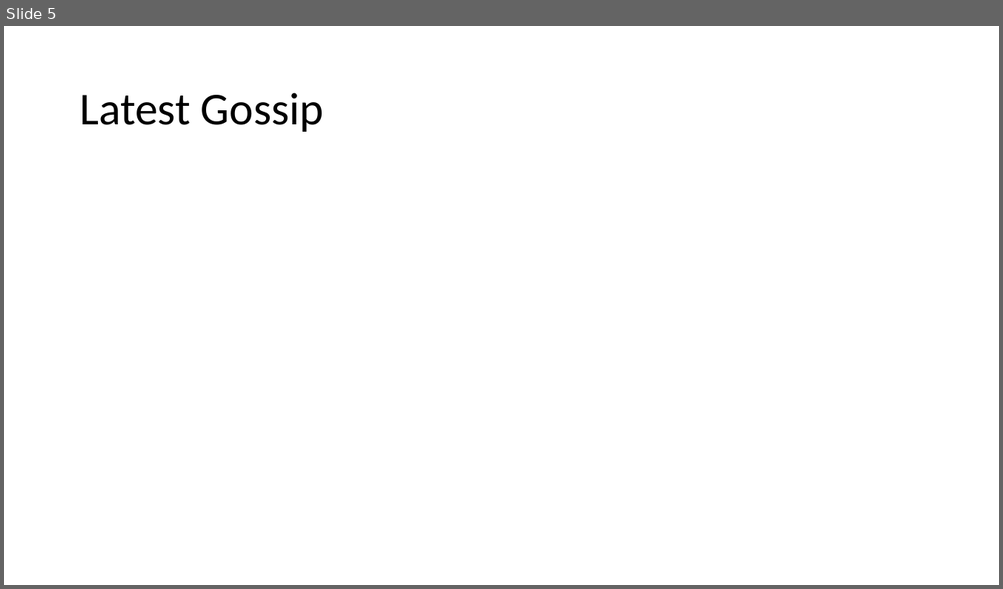
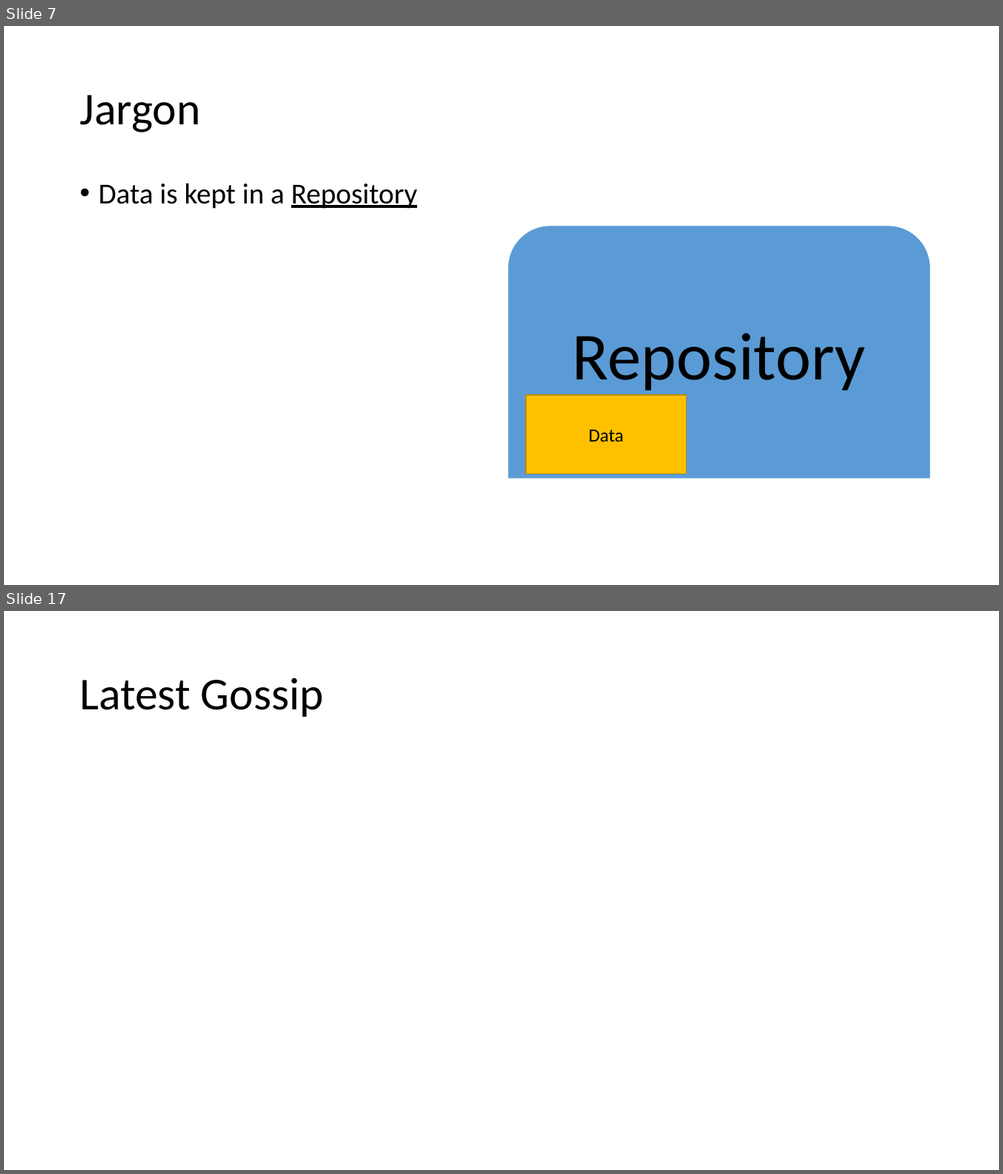
Before and after one commit to vegfetch/talk, a slide deck: cf_version_control_systems.pptx. Shown one above the other, each under a label of ours: slide 5 before the commit, slides 7 and 17 after it; the slides between them are not shown. The pictures are 1003x589 and 1003x1174 pixels, drawn with LibreOffice and Linux fonts; fonts in the diff are those of the drawing. Boxes give left, top, right and bottom in pixels: in the first picture for what was removed or moved away, otherwise in the second. Text is boxed around its words. In the diff, an @@ line names an element or a change of style, - is before the commit and + after.

```diff
--- a/cf_version_control_systems.pptx
+++ b/cf_version_control_systems.pptx
@@ slide 7 added at [4, 26, 999, 585], background #FFFFFF @@
@@ title added at [79, 95, 200, 133], 44 pt, text #000000 @@
+Jargon
@@ text added at [99, 183, 417, 209], 28 pt, text #000000 @@
+• Data is kept in a Repository
@@ round same rect added at [508, 226, 930, 480], fill #5B9BD5, outline #FFFFFF 1 pt @@
@@ text added at [572, 333, 865, 396], 65 pt, text #000000 @@
+Repository
@@ rectangle added at [526, 395, 687, 474], fill #FFC000, outline #BD8E00 1 pt, 18 pt, text #000000 @@
+Data
@@ what was slide 5 is now slide 17 @@
```
Also in this commit, not shown: 3 slides changed, 12 other slides added, 1 slide removed, 1 other file.
